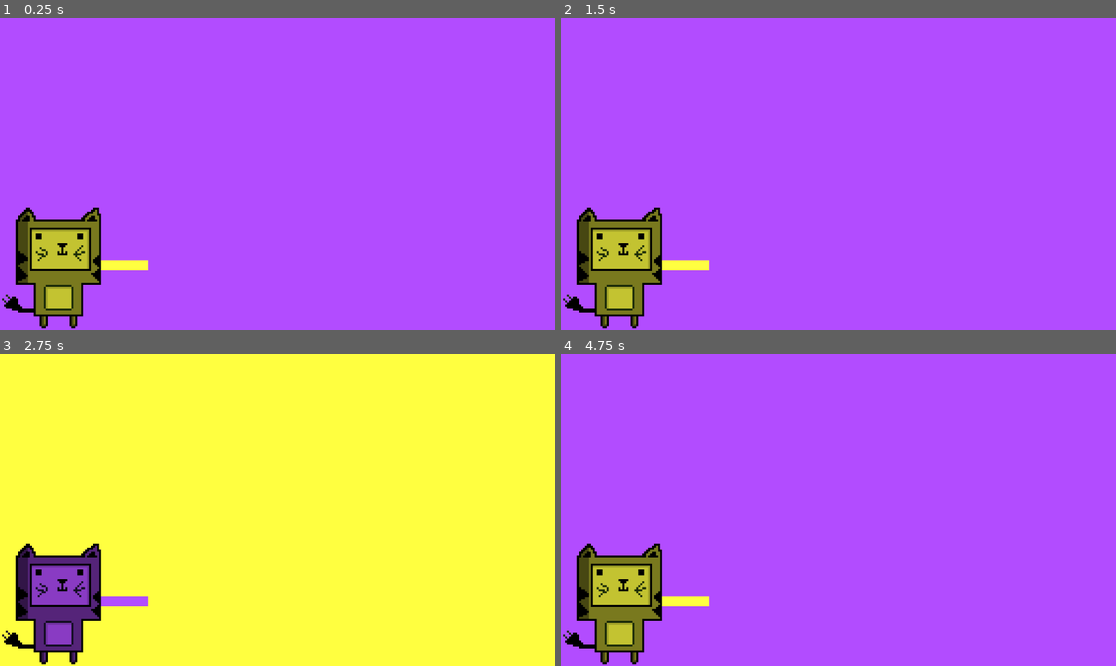
Above: before the commit, frames 1-4 (two rows, left to right).
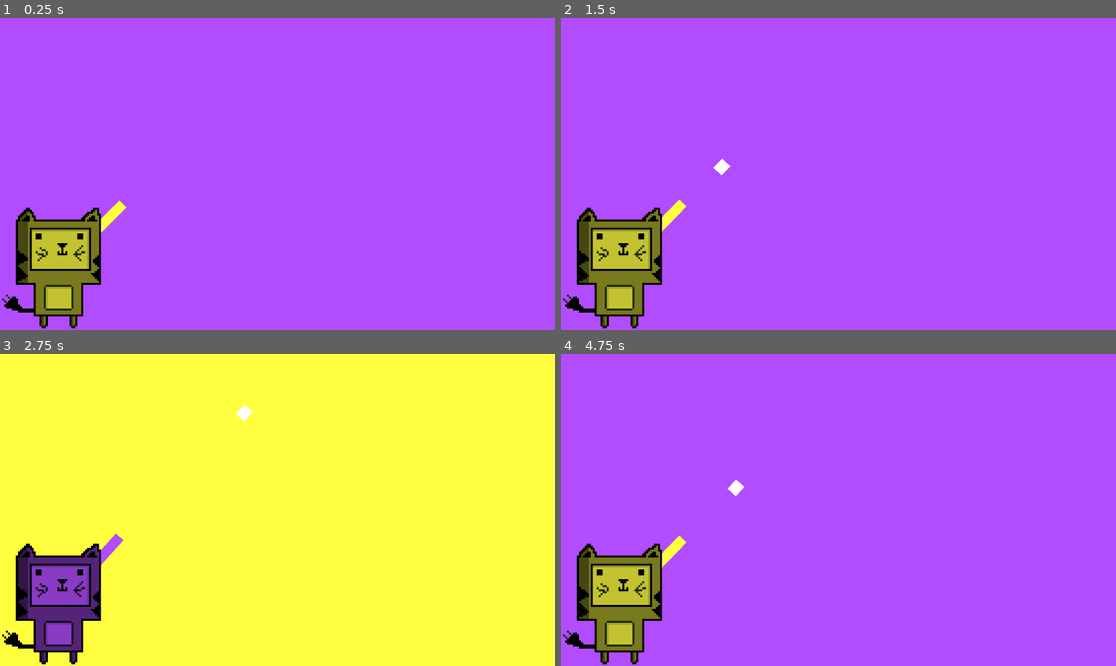
Above: after the commit, the same moments.

Repository: abarichello/game-off
Game: Godot game, scene res://scenes/Main.tscn
Same seed, same stepped clock (60 frames per second), same inputs: the game is played once before the commit and once after it.
Inputs (mouse positions are in pixels of both pictures, inside the frame that each line leads up to):
- Up to frame 1 (0.25 s): no input
- Up to frame 2 (1.5 s): tap Enter at 0.5 s; move the mouse to (960, 158) at 0.52 s; hold Up (ui_up) 0.53-1.28 s; click (960, 158) at 0.6 s; move the mouse to (727, 189) at 1.27 s; hold Down (ui_down) from 1.28 s (still down); click (727, 189) at 1.35 s
- Up to frame 3 (2.75 s): move the mouse to (333, 441) at 2.02 s; release Down (ui_down) at 2.03 s; hold Up (ui_up) from 2.03 s (still down); right-click (333, 441) at 2.1 s; click (333, 441) at 2.3 s
- Up to frame 4 (4.75 s): tap Space at 2.75, 4.25 s; move the mouse to (810, 572) at 2.77 s; click (810, 572) at 2.85 s; tap Enter at 3.5 s; move the mouse to (1005, 556) at 3.52 s; release Up (ui_up) at 3.53 s; hold Down (ui_down) from 3.53 s (still down); click (1005, 556) at 3.6 s; move the mouse to (672, 463) at 4.27 s; right-click (672, 463) at 4.35 s; click (672, 463) at 4.55 s

The runs differ from the first frame. In frame 1, 0.5% of the frame differs, in the area x 18-27%, y 58-81%; in frame 2, 0.6%, in the area x 18-31%, y 44-81%; in frame 3, 0.5%; in frame 4, 0.6%.

Commit message:
Add Cannon and Projectile physics

Diff:
--- a/project.godot
+++ b/project.godot
@@ -31,6 +31,20 @@
 
 [input]
 
+ui_up={
+"deadzone": 0.5,
+"events": [ Object(InputEventKey,"resource_local_to_scene":false,"resource_name":"","device":0,"alt":false,"shift":false,"control":false,"meta":false,"command":false,"pressed":false,"scancode":16777232,"unicode":0,"echo":false,"script":null)
+, Object(InputEventJoypadButton,"resource_local_to_scene":false,"resource_name":"","device":0,"button_index":12,"pressure":0.0,"pressed":false,"script":null)
+, Object(InputEventKey,"resource_local_to_scene":false,"resource_name":"","device":0,"alt":false,"shift":false,"control":false,"meta":false,"command":false,"pressed":false,"scancode":87,"unicode":0,"echo":false,"script":null)
+ ]
+}
+ui_down={
+"deadzone": 0.5,
+"events": [ Object(InputEventKey,"resource_local_to_scene":false,"resource_name":"","device":0,"alt":false,"shift":false,"control":false,"meta":false,"command":false,"pressed":false,"scancode":16777234,"unicode":0,"echo":false,"script":null)
+, Object(InputEventJoypadButton,"resource_local_to_scene":false,"resource_name":"","device":0,"button_index":13,"pressure":0.0,"pressed":false,"script":null)
+, Object(InputEventKey,"resource_local_to_scene":false,"resource_name":"","device":0,"alt":false,"shift":false,"control":false,"meta":false,"command":false,"pressed":false,"scancode":83,"unicode":0,"echo":false,"script":null)
+ ]
+}
 swap={
 "deadzone": 0.5,
 "events": [ Object(InputEventMouseButton,"resource_local_to_scene":false,"resource_name":"","device":0,"alt":false,"shi …(212 unchanged characters)…
--- a/scenes/Cannon.tscn
+++ b/scenes/Cannon.tscn
@@ -21,3 +21,11 @@
 size_flags_vertical = 1
 color = Color( 1, 1, 1, 1 )
 _sections_unfolded = [ "Anchor", "Rect" ]
+
+[node name="BallSpawn" type="Position2D" parent="Sprite"]
+position = Vector2( 292.338, 17.1711 )
+
+[node name="CannonBase" type="Position2D" parent="Sprite"]
+position = Vector2( 1.38988, 17.6051 )
+
+[node name="Projectiles" type="Node" parent="."]
--- a/scenes/Player.tscn
+++ b/scenes/Player.tscn
@@ -34,5 +34,3 @@
 [node name="Collision" type="CollisionShape2D" parent="Body"]
 position = Vector2( -10.9462, -24.9931 )
 shape = SubResource( 1 )
-
-[node name="Projectiles" type="Node" parent="."]
--- a/scenes/Projectile.tscn
+++ b/scenes/Projectile.tscn
@@ -7,25 +7,8 @@
 custom_solver_bias = 0.0
 extents = Vector2( 21.5536, 19.4435 )
 
-[node name="Projectile" type="Node2D"]
-script = ExtResource( 1 )
-
-[node name="Sprite" type="ColorRect" parent="."]
-anchor_left = 0.0
-anchor_top = 0.0
-anchor_right = 0.0
-anchor_bottom = 0.0
-margin_right = 45.0
-margin_bottom = 39.0
-rect_pivot_offset = Vector2( 0, 0 )
-rect_clip_content = false
-mouse_filter = 0
-mouse_default_cursor_shape = 0
-size_flags_horizontal = 1
-size_flags_vertical = 1
-color = Color( 1, 1, 1, 1 )
-
-[node name="Body" type="RigidBody2D" parent="."]
+[node name="Projectile" type="RigidBody2D"]
+position = Vector2( -22.531, -20.2779 )
 input_pickable = false
 collision_layer = 1
 collision_mask = 1
@@ -43,7 +26,31 @@
 linear_damp = -1.0
 angular_velocity = 0.0
 angular_damp = -1.0
+script = ExtResource( 1 )
+_sections_unfolded = [ "Angular", "Applied Forces", "Collision", "Linear", "Material", "Pickable", "Transform", "Visibility", "Z Index" ]
 
-[node name="Collision" type="CollisionShape2D" parent="Body"]
+[node name="Collision" type="CollisionShape2D" parent="."]
 position = Vector2( 22.3672, 20.0499 )
 shape = SubResource( 1 )
+
+[node name="Sprite" type="ColorRect" parent="."]
+anchor_left = 0.0
+anchor_top = 0.0
+anchor_right = 0.0
+anchor_bottom = 0.0
+margin_right = 44.0
+margin_bottom = 39.0
+rect_pivot_offset = Vector2( 0, 0 )
+rect_clip_content = false
+mouse_filter = 0
+mouse_default_cursor_shape = 0
+size_flags_horizontal = 1
+size_flags_vertical = 1
+color = Color( 1, 1, 1, 1 )
+
+[node name="VisibilityNotifier" type="VisibilityNotifier2D" parent="."]
+position = Vector2( 22.0366, 19.369 )
+scale = Vector2( 2.18302, 1.95105 )
+rect = Rect2( -10, -10, 20, 20 )
+
+[connection signal="screen_exited" from="VisibilityNotifier" to="." method="_on_VisibilityNotifier2D_screen_exited"]
--- a/scripts/Cannon.gd
+++ b/scripts/Cannon.gd
@@ -1,7 +1,36 @@
 extends "res://scripts/ColoredEntity.gd"
+
+onready var Bullet = preload("res://scenes/Projectile.tscn")
+const RATE_OF_CHANGE: float = 0.5
+const UPPER_LIMIT: int = -85
+const LOWER_LIMIT: int = -10
+
+var angle = -45
 
 func _ready():
 	pass
 
 func _process(delta):
-	pass
+	$Sprite.set_rotation(deg2rad(self.angle))
+
+func _input(event):
+	if Input.is_action_pressed("ui_up"):
+		if self.angle > UPPER_LIMIT:
+			self.move_up()
+	if Input.is_action_pressed("ui_down"):
+		if self.angle < LOWER_LIMIT:
+			self.move_down()
+
+func move_up():
+	self.angle -= RATE_OF_CHANGE
+
+func move_down():
+	self.angle += RATE_OF_CHANGE
+
+func shoot() -> void:
+	var NewBullet = Bullet.instance()
+	NewBullet.global_position = $Sprite/BallSpawn.global_position
+	NewBullet.rotation_degrees = self.angle
+	var at: Vector2 = $Sprite/BallSpawn.global_position - $Sprite/CannonBase.global_position
+	NewBullet.shoot(at)
+	$Projectiles.add_child(NewBullet)
--- a/scripts/Player.gd
+++ b/scripts/Player.gd
@@ -15,4 +15,4 @@
 		node.swap_color()
 
 func shoot_bullet() -> void:
-	pass
+	$Cannon.shoot()
--- a/scripts/Projectile.gd
+++ b/scripts/Projectile.gd
@@ -1,12 +1,15 @@
-extends "res://scripts/ColoredEntity.gd"
+extends RigidBody2D
 
-var target: Vector2
+const SPEED: float = 5.0
 
 func _ready():
-	self.set_random_color()
+	self.gravity_scale = 0.0
+	# TODO set random color
+	#self.set_random_color()
 
-func _process(delta):
-	pass
+func shoot(at: Vector2) -> void:
+	var direction = (at - self.global_position)
+	self.linear_velocity = at * SPEED
 
-func shoot(target: Vector2) -> void:
-	self.target = target
+func _on_VisibilityNotifier2D_screen_exited():
+	self.queue_free()
